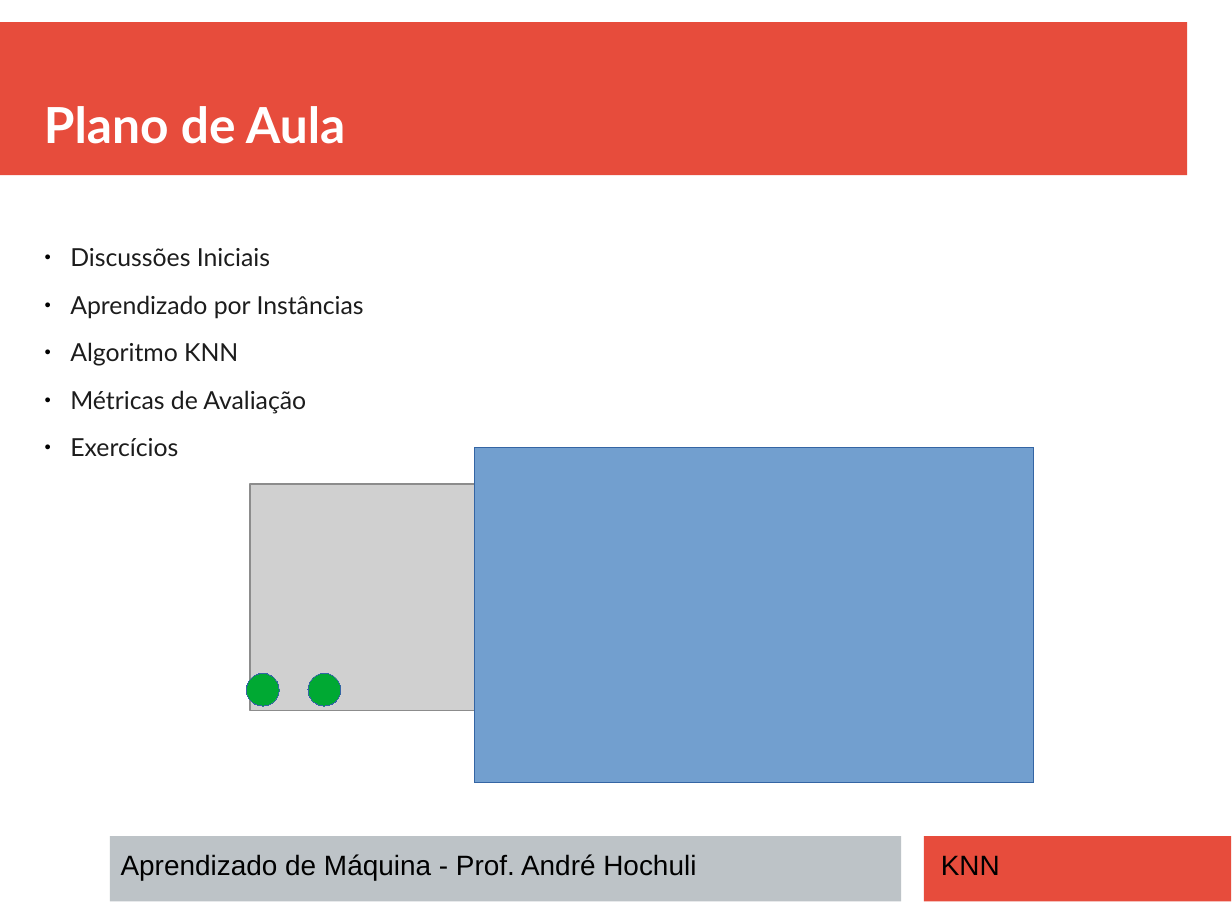
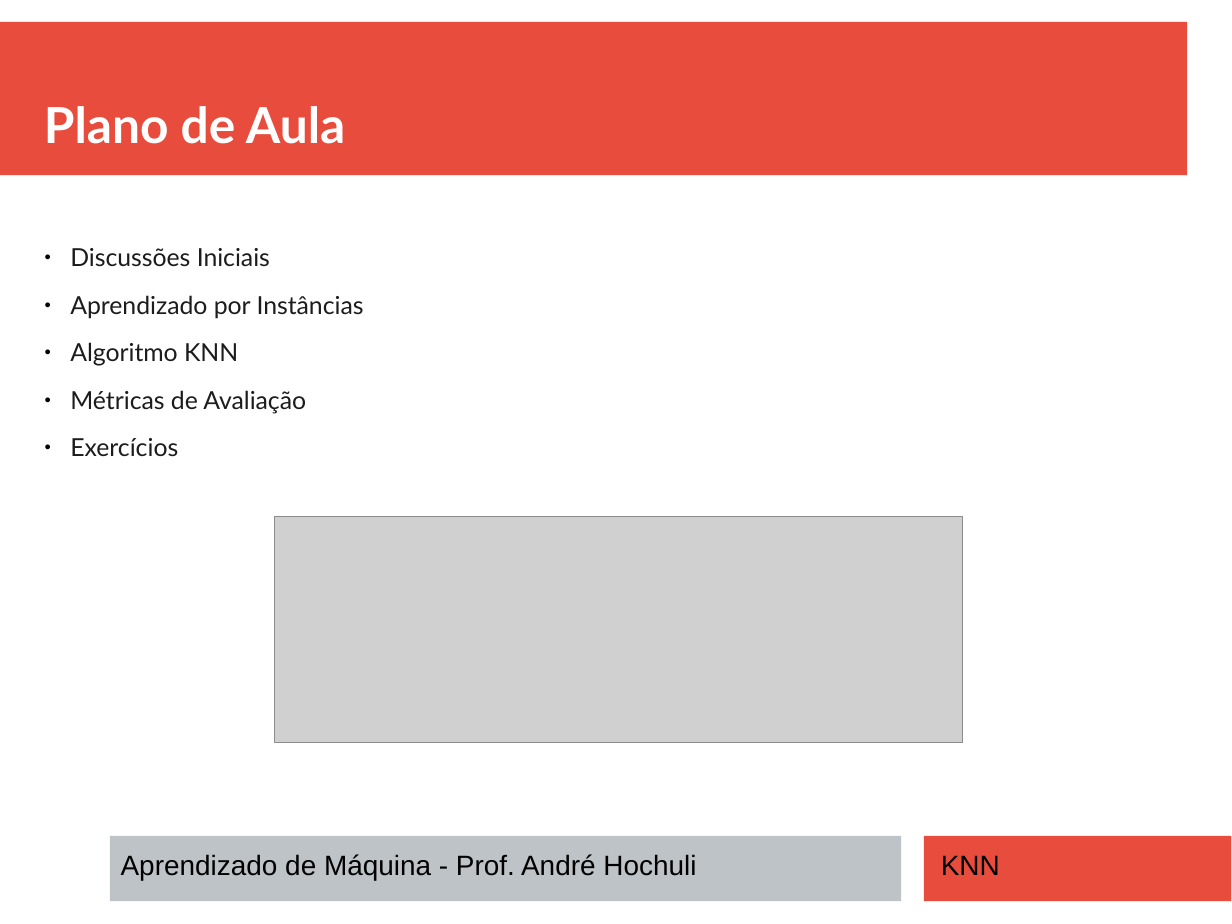
Before and after one commit to andrehochuli/teaching, a slide deck: slide 2 of AprendizadoMaquina/Tópico 02 - Aprendizado Supervisionado/KNN/Tópico 02 - Aprendizado-Supervisionado - KNN.pptx. Drawn at 1232x924 pixels with LibreOffice and Linux fonts; fonts in the diff are those of the drawing; grey boxes stand for pictures. Boxes give left, top, right and bottom in pixels: in the first picture for what was removed or moved away, otherwise in the second. Text is boxed around its words. In the diff, an @@ line names an element or a change of style, - is before the commit and + after.

```diff
--- a/AprendizadoMaquina/Tópico 02 - Aprendizado Supervisionado/KNN/Tópico 02 - Aprendizado-Supervisionado - KNN.pptx
+++ b/AprendizadoMaquina/Tópico 02 - Aprendizado Supervisionado/KNN/Tópico 02 - Aprendizado-Supervisionado - KNN.pptx
@@ rectangle removed at (475,447,1034,783) @@
@@ picture: place and size @@
-picture at (250,484,1001,711)
+picture at (275,517,963,742)
@@ ellipse removed at (247,673,279,705) @@
@@ ellipse removed at (309,673,341,705) @@
```
Also in this commit, not shown: 3 other slides changed, 2 other files.
